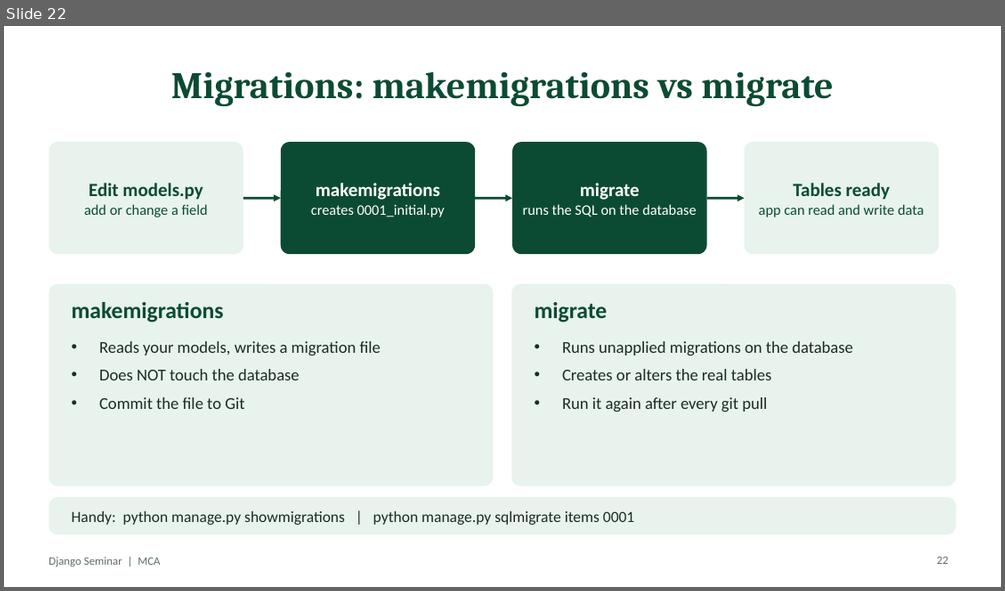
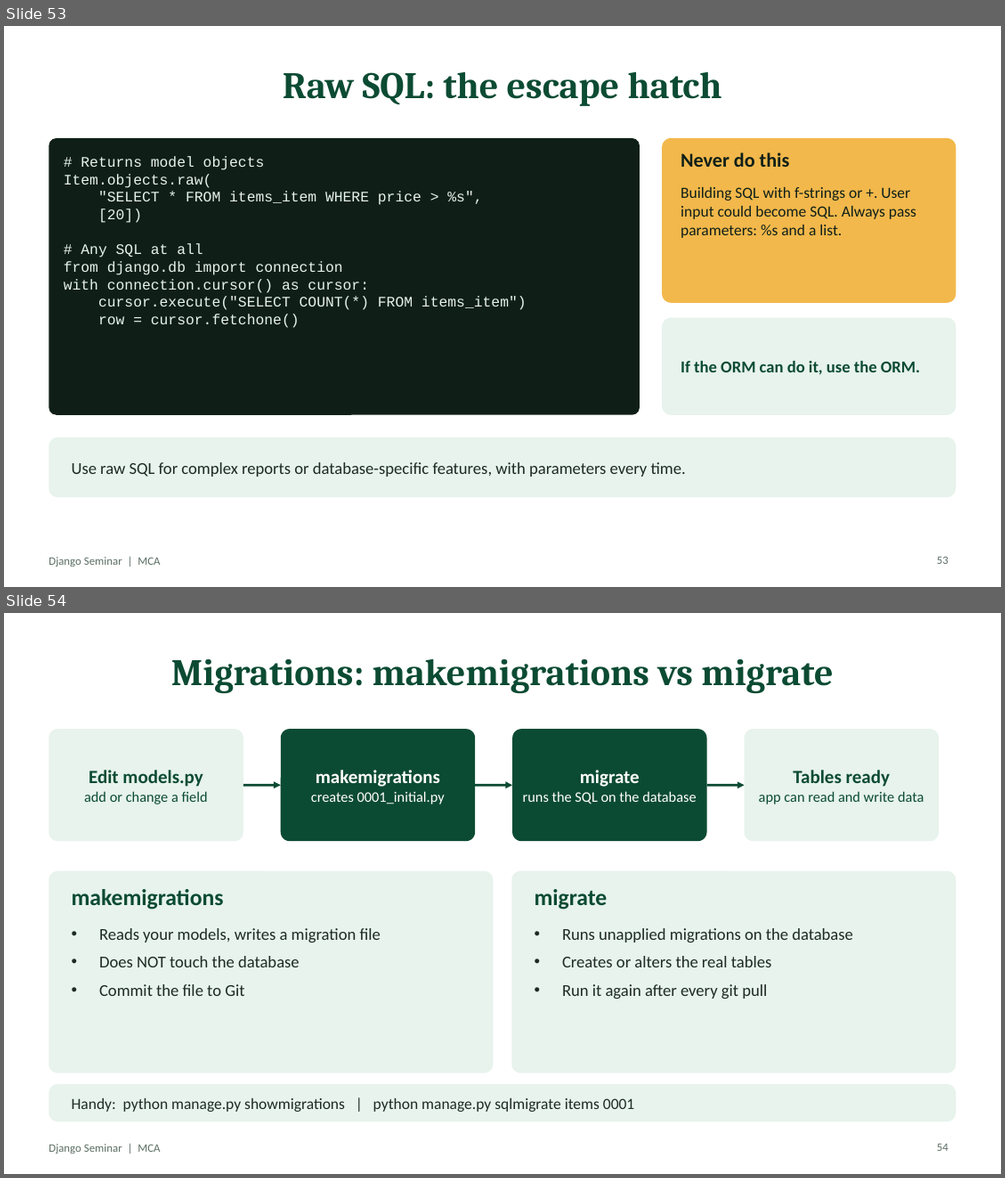
Before and after one commit to MrNihalT/mca, a slide deck: django-seminar/slides/Django-Seminar.pptx. Shown one above the other, each under a label of ours: slide 22 before the commit, slides 53 and 54 after it. The pictures are 1005x591 and 1005x1178 pixels, drawn with LibreOffice and Linux fonts; fonts in the diff are those of the drawing. Boxes give left, top, right and bottom in pixels: in the first picture for what was removed or moved away, otherwise in the second. Text is boxed around its words. In the diff, an @@ line names an element or a change of style, - is before the commit and + after.

```diff
--- a/django-seminar/slides/Django-Seminar.pptx
+++ b/django-seminar/slides/Django-Seminar.pptx
@@ slide 53 added at (4,26,1001,587), background #FFFFFF; not listed: 1 template element that a slide beside it also shows @@
@@ title added at (283,71,722,106), 36 pt, text #0C4B33, bold @@
+Raw SQL: the escape hatch
@@ rounded rectangle added at (48,138,639,415), fill #0F1F18, 14 pt, text #E7F3EC @@
+# Returns model objects
+Item.objects.raw(
+"SELECT * FROM items_item WHERE price > %s",
+[20])
+# Any SQL at all
+from django.db import connection
+with connection.cursor() as cursor:
+cursor.execute("SELECT COUNT(*) FROM items_item")
+row = cursor.fetchone()
@@ rounded rectangle added at (662,138,956,303), fill #F2B84B @@
@@ text added at (680,152,790,167), 19 pt, text #0F1F18, bold @@
+Never do this
@@ text added at (680,187,916,238), 15 pt, text #0F1F18 @@
+Building SQL with f-strings or +. User input could become SQL. Always pass parameters: %s and a list.
@@ rounded rectangle added at (662,318,956,415), fill #E7F3EC @@
@@ text added at (680,361,920,375), 16 pt, text #0C4B33, bold @@
+If the ORM can do it, use the ORM.
@@ rounded rectangle added at (48,437,956,497), fill #E7F3EC @@
@@ text added at (72,462,686,476), 16 pt, text #1D2B24 @@
+Use raw SQL for complex reports or database-specific features, with parameters every time.
@@ page number added at (937,556,948,564), 11 pt, text #5B6E64 @@
+53
@@ what was slide 22 is now slide 54 @@
@@ page number at (937,1143,948,1151): text changed @@
-22
+54
```
Also in this commit, not shown: 32 other slides added, 1 slide removed, 1 other file.
